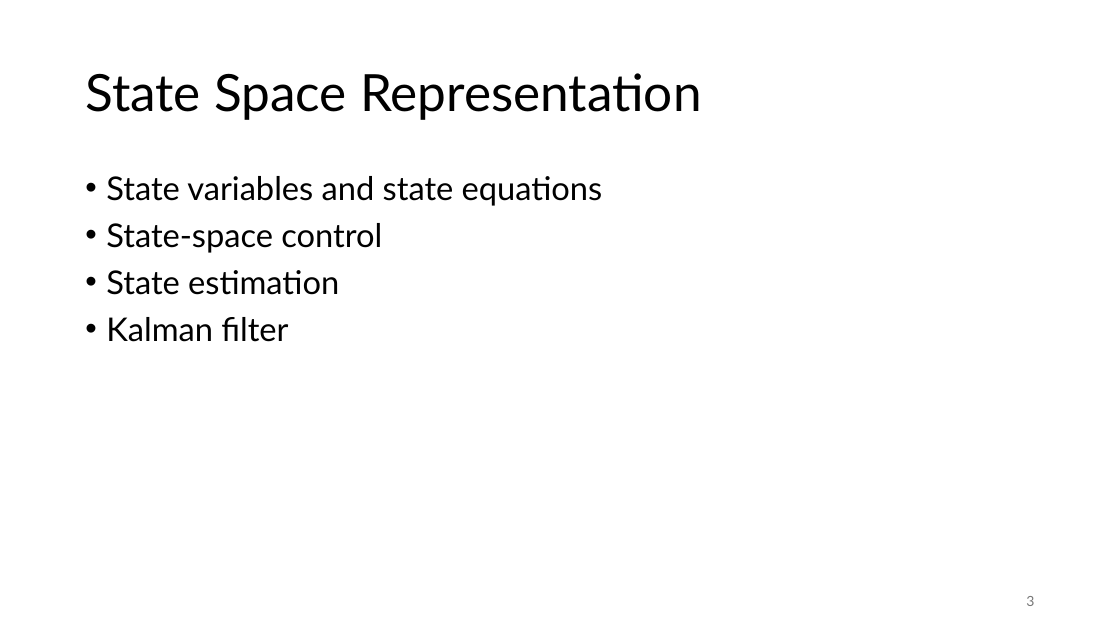
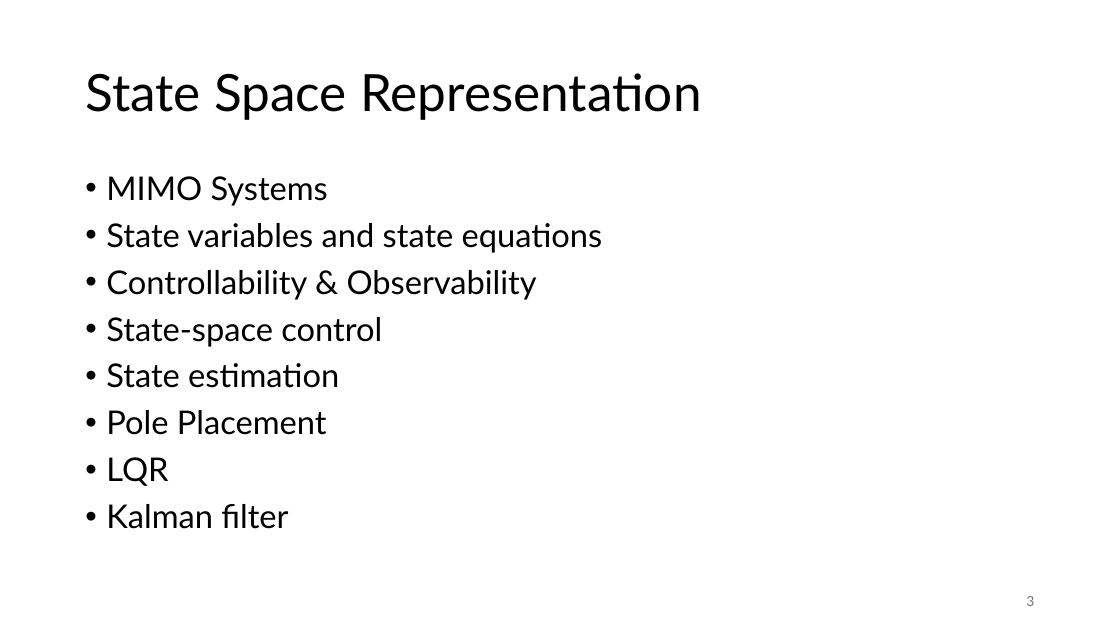
Before and after one commit to FelixWick/control_engineering, a slide deck: slide 3 of slides/7_state_space.pptx. Drawn at 1120x630 pixels with LibreOffice and Linux fonts; fonts in the diff are those of the drawing. Boxes give left, top, right and bottom in pixels: in the first picture for what was removed or moved away, otherwise in the second. Text is boxed around its words. In the diff, an @@ line names an element or a change of style, - is before the commit and + after.

Commit message:
state space slides

```diff
--- a/slides/7_state_space.pptx
+++ b/slides/7_state_space.pptx
@@ text at box(106, 176, 328, 206): paragraph added @@
+• MIMO Systems
@@ text at box(106, 270, 537, 300): paragraph added @@
+• Controllability & Observability
@@ text at box(106, 410, 327, 486): paragraphs added @@
+• Pole Placement
+• LQR
```
Also in this commit, not shown: 6 other slides changed, 15 slides added, 4 slides removed.
